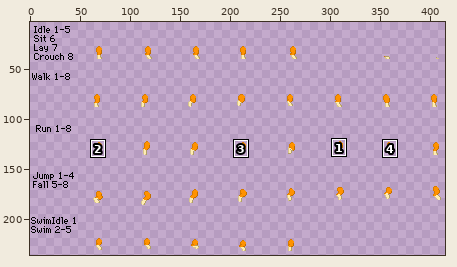
File history of a sprite sheet, humanoid/sbq/Fevix/Sandy/legs/hindlegBack.png. Above: a wide view before the commit, with the close-up outlined.
Close-up. Before:
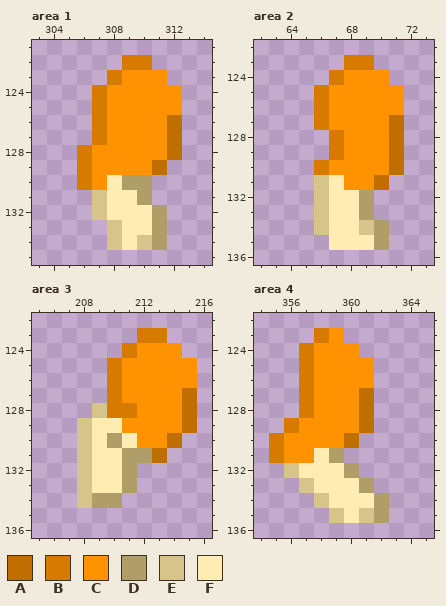
The file is 432x240 pixels. Shown: area 1: x 303..314, y 121..135; area 2: x 62..73, y 122..136; area 3: x 205..216, y 122..136; area 4: x 354..365, y 122..136. The wide view leaves out empty margins. The commit also changed other parts of the picture, which this record leaves out.
Palette (. is transparent): A #c06e00  B #d67a00  C #ff9200  D #b09e68  E #d6c48b  F #ffecb3
Pixels before, area 1, first column x 306:
122 ...BB..
123 ..BCCC.
124 .BCCCCC
125 .BCCCCC
126 .BCCCCA
127 .BCCCCA
128 BCCCCCA
129 BCCCCA.
130 BCFDD..
131 .EFFD..
132 .EFFFD.
133 ..EFFD.
134 ..EFED.
Pixels before, area 2, first column x 66:
123 ..BB..
124 .BCCC.
125 BCCCCC
126 BCCCCC
127 BCCCCA
128 .BCCCA
129 .BCCCA
130 BCCCCA
131 EFCCA.
132 EFFD..
133 EFFD..
134 EFFED.
135 .FFFD.
Pixels before, area 3, first column x 208:
123 ....BB..
124 ...BCCC.
125 ..BCCCCC
126 ..BCCCCC
127 ..BCCCCA
128 .EBBCCCA
129 EFFCCCCA
130 EFDFCCA.
131 EFFDDA..
132 EFFD....
133 EFFD....
134 EDD.....
Pixels before, area 4, first column x 355:
123 ...BC...
124 ..BCCC..
125 ..BCCCC.
126 ..BCCCC.
127 ..BCCCA.
128 ..BCCCA.
129 .BCCCCA.
130 BCCCCA..
131 BCCFD...
132 .EFFFD..
133 ..EFFFD.
134 ...EFFFD
135 ....EFED
And afterwards:
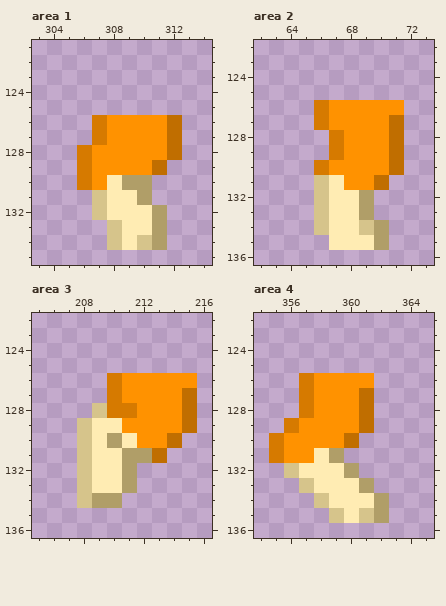
Difference:
Changed rows in their new state; - is an unchanged pixel.
Area 1:
first column x 307:
122 --..--
123 -....-
124 ......
125 ......
Area 2:
first column x 66:
123 --..--
124 -....-
125 ......
Area 3:
first column x 210:
123 --..--
124 -....-
125 ......
Area 4:
first column x 357:
123 -..--
124 ....-
125 .....
